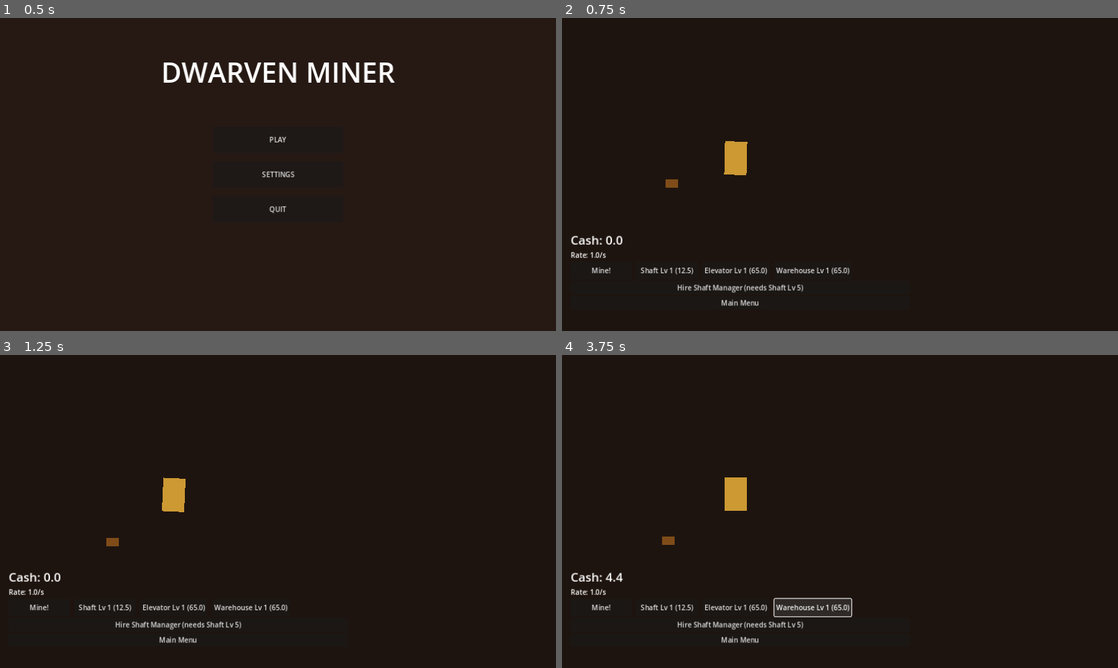
Above: before the commit, frames 1-4 (two rows, left to right).
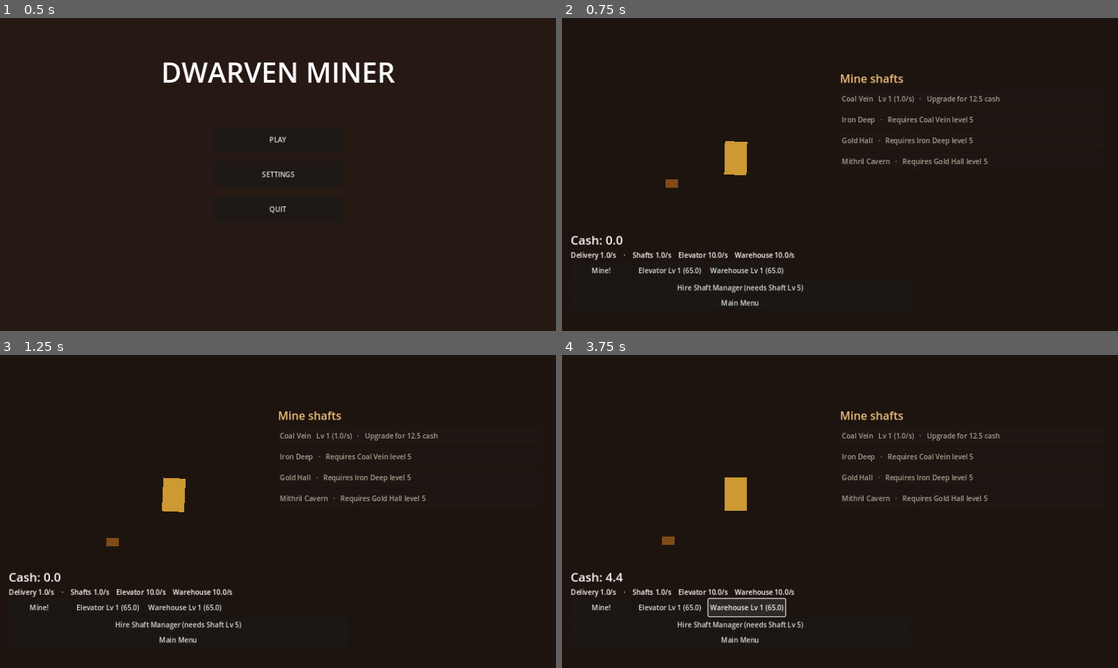
Above: after the commit, the same moments.

Repository: SarutobiSasuke8/dwarven-miner
Game: Godot game, scene res://scenes/main_menu.tscn
Same seed, same stepped clock (60 frames per second), same inputs: the game is played once before the commit and once after it.
Inputs (mouse positions are in pixels of both pictures, inside the frame that each line leads up to):
- Up to frame 1 (0.5 s): no input
- Up to frame 2 (0.75 s): click "PLAY" at 0.5 s
- Up to frame 3 (1.25 s): no input
- Up to frame 4 (3.75 s): click (667, 608) at 1.25 s, where only the run before the commit has a clickable "Shaft Lv 1 (12.5)"; click "Mine!" at 2 s; click "Elevator Lv 1 (65.0)" at 2.75 s; click "Warehouse Lv 1 (65.0)" at 3.5 s

Frame 1 is identical in both runs. In frame 2, 2.0% of the frame differs, in the area x 1-79%, y 18-82%; in frame 3, 2.0%; in frame 4, 2.8%, in the area x 1-79%, y 18-84%.

Commit message:
Make all four mine veins playable from the main menu

Diff:
--- a/scenes/main.tscn
+++ b/scenes/main.tscn
@@ -1,6 +1,7 @@
-[gd_scene load_steps=2 format=3 uid="uid://dwarvenminer"]
+[gd_scene load_steps=3 format=3 uid="uid://dwarvenminer"]
 
 [ext_resource type="Script" path="res://scripts/main.gd" id="1_main"]
+[ext_resource type="PackedScene" path="res://scenes/shaft_upgrades.tscn" id="2_shafts"]
 
 [node name="Main" type="Control"]
 layout_mode = 3
@@ -35,7 +36,7 @@
 custom_minimum_size = Vector2(0, 120)
 text = "TAP TO MINE (or hire managers)"
 
-[node name="Shafts" type="VBoxContainer" parent="VBox"]
+[node name="Shafts" parent="VBox" instance=ExtResource("2_shafts")]
 layout_mode = 2
 
 [node name="ElevatorButton" type="Button" parent="VBox"]
--- a/scenes/mine.tscn
+++ b/scenes/mine.tscn
@@ -1,6 +1,7 @@
-[gd_scene load_steps=2 format=3 uid="uid://minesce"]
+[gd_scene load_steps=3 format=3 uid="uid://minesce"]
 
 [ext_resource type="Script" path="res://scripts/mine.gd" id="1_mine"]
+[ext_resource type="PackedScene" path="res://scenes/shaft_upgrades.tscn" id="2_shafts"]
 
 [node name="Mine" type="Control"]
 layout_mode = 3
@@ -16,12 +17,12 @@
 anchor_bottom = 1.0
 color = Color(0.12, 0.08, 0.06, 1)
 
-[node name="ShaftsLayer" type="VBoxContainer" parent="."]
+[node name="ShaftsLayer" parent="." instance=ExtResource("2_shafts")]
 layout_mode = 1
-offset_left = 160.0
-offset_top = 160.0
-offset_right = 900.0
-offset_bottom = 600.0
+anchor_left = 0.50
+anchor_right = 1.0
+offset_top = 120.0
+offset_right = -32.0
 
 [node name="Miner" type="Sprite2D" parent="."]
 position = Vector2(400, 320)
@@ -59,11 +60,6 @@
 custom_minimum_size = Vector2(140, 40)
 text = "Mine!"
 
-[node name="UpgradeShaft" type="Button" parent="UI/Buttons"]
-layout_mode = 2
-custom_minimum_size = Vector2(140, 40)
-text = "Upgrade Shaft"
-
 [node name="UpgradeElev" type="Button" parent="UI/Buttons"]
 layout_mode = 2
 custom_minimum_size = Vector2(140, 40)
@@ -83,7 +79,6 @@
 text = "Main Menu"
 
 [connection signal="pressed" from="UI/Buttons/MineButton" to="." method="_on_mine_button_pressed"]
-[connection signal="pressed" from="UI/Buttons/UpgradeShaft" to="." method="_on_upgrade_shaft_pressed"]
 [connection signal="pressed" from="UI/Buttons/UpgradeElev" to="." method="_on_upgrade_elev_pressed"]
 [connection signal="pressed" from="UI/Buttons/UpgradeWare" to="." method="_on_upgrade_ware_pressed"]
 [connection signal="pressed" from="UI/HireManager" to="." method="_on_hire_manager_pressed"]
--- /dev/null
+++ b/scenes/shaft_upgrades.tscn
@@ -0,0 +1,12 @@
+[gd_scene load_steps=2 format=3]
+
+[ext_resource type="Script" path="res://scripts/shaft_upgrades.gd" id="1"]
+
+[node name="Shafts" type="VBoxContainer"]
+theme_override_constants/separation = 8
+script = ExtResource("1")
+
+[node name="Heading" type="Label" parent="."]
+theme_override_colors/font_color = Color(0.94, 0.76, 0.48, 1)
+theme_override_font_sizes/font_size = 26
+text = "Mine shafts"
--- a/scripts/game_state.gd
+++ b/scripts/game_state.gd
@@ -12,6 +12,7 @@
 var managers_hired: Dictionary = {"shafts": false, "elevator": false, "warehouse": false}
 
 const SAVE_PATH = "user://dwarven_miner.save"
+const SHAFT_UNLOCK_LEVEL := 5
 
 func _ready() -> void:
 	initialize_mine()
@@ -30,6 +31,26 @@
 	if not shaft.unlocked or shaft.level <= 0:
 		return 0.0
 	return shaft.base_rate * pow(1.15, shaft.level - 1)
+
+func get_shaft_upgrade_cost(index: int) -> float:
+	return 10.0 * pow(1.25, shafts[index].level)
+
+func try_upgrade_shaft(index: int) -> bool:
+	if index < 0 or index >= shafts.size() or not shafts[index].unlocked:
+		return false
+	var cost := get_shaft_upgrade_cost(index)
+	if cash < cost:
+		return false
+	cash -= cost
+	shafts[index].level += 1
+	refresh_shaft_unlocks()
+	return true
+
+func refresh_shaft_unlocks() -> void:
+	for index in range(1, shafts.size()):
+		var previous: Dictionary = shafts[index - 1]
+		if previous.unlocked and previous.level >= SHAFT_UNLOCK_LEVEL:
+			shafts[index].unlocked = true
 
 func get_elevator_rate() -> float:
 	return 10.0 * pow(1.12, elevator_level - 1)
@@ -83,6 +104,7 @@
 		elevator_level = data.get("elevator_level", 1)
 		warehouse_level = data.get("warehouse_level", 1)
 		shafts = data.get("shafts", shafts)
+		refresh_shaft_unlocks()
 		managers_hired = data.get("managers_hired", managers_hired)
 		last_save_time = data.get("last_save_time", 0)
 
--- a/scripts/main.gd
+++ b/scripts/main.gd
@@ -2,7 +2,6 @@
 
 @onready var cash_label: Label = $VBox/CashLabel
 @onready var rate_label: Label = $VBox/RateLabel
-@onready var shaft_container: VBoxContainer = $VBox/Shafts
 @onready var elev_button: Button = $VBox/ElevatorButton
 @onready var ware_button: Button = $VBox/WarehouseButton
 @onready var manager_button: Button = $VBox/ManagerButton
@@ -37,20 +36,6 @@
 	elev_button.text = "Elevator Lv %d  (%.1f/s)" % [GameState.elevator_level, GameState.get_elevator_rate()]
 	ware_button.text = "Warehouse Lv %d  (%.1f/s)" % [GameState.warehouse_level, GameState.get_warehouse_rate()]
 
-	# Refresh shaft buttons
-	for child in shaft_container.get_children():
-		child.queue_free()
-	for i in GameState.shafts.size():
-		var shaft = GameState.shafts[i]
-		var btn = Button.new()
-		if shaft.unlocked:
-			btn.text = "%s  Lv %d  (%.1f/s)" % [shaft.name, shaft.level, GameState.get_shaft_rate(shaft)]
-			btn.pressed.connect(upgrade_shaft.bind(i))
-		else:
-			btn.text = "Unlock %s (requires previous)" % shaft.name
-			btn.disabled = true
-		shaft_container.add_child(btn)
-
 func format_number(n: float) -> String:
 	if n < 1000:
 		return "%.1f" % n
@@ -64,17 +49,6 @@
 func _on_mine_area_gui_input(event: InputEvent) -> void:
 	if event is InputEventMouseButton and event.pressed:
 		tap_timer = 5.0  # 5 second boost from tapping
-
-func upgrade_shaft(index: int) -> void:
-	var shaft = GameState.shafts[index]
-	var cost = 10.0 * pow(1.25, shaft.level)
-	if GameState.cash >= cost:
-		GameState.cash -= cost
-		shaft.level += 1
-		# Unlock next shaft at level 5
-		if shaft.level >= 5 and index + 1 < GameState.shafts.size():
-			GameState.shafts[index + 1].unlocked = true
-		GameState.shafts[index] = shaft
 
 func _on_elevator_button_pressed() -> void:
 	var cost = 50.0 * pow(1.3, GameState.elevator_level)
--- a/scripts/mine.gd
+++ b/scripts/mine.gd
@@ -4,7 +4,6 @@
 @onready var rate_label: Label = $UI/RateLabel
 @onready var miner: Sprite2D = $Miner
 @onready var cart: Sprite2D = $Cart
-@onready var shaft_button: Button = $UI/Buttons/UpgradeShaft
 @onready var elev_button: Button = $UI/Buttons/UpgradeElev
 @onready var ware_button: Button = $UI/Buttons/UpgradeWare
 @onready var manager_button: Button = $UI/HireManager
@@ -66,8 +65,9 @@
 
 func update_ui() -> void:
 	cash_label.text = "Cash: %s" % format_number(GameState.cash)
-	rate_label.text = "Rate: %s/s" % format_number(GameState.get_bottlenecked_rate())
-	shaft_button.text = "Shaft Lv %d (%s)" % [GameState.shafts[0].level, format_number(10.0 * pow(1.25, GameState.shafts[0].level))]
+	rate_label.text = "Delivery %s/s    ·    Shafts %s/s    Elevator %s/s    Warehouse %s/s" % [
+		format_number(GameState.get_bottlenecked_rate()), format_number(GameState.get_total_shaft_rate()),
+		format_number(GameState.get_elevator_rate()), format_number(GameState.get_warehouse_rate())]
 	elev_button.text = "Elevator Lv %d (%s)" % [GameState.elevator_level, format_number(50.0 * pow(1.3, GameState.elevator_level))]
 	ware_button.text = "Warehouse Lv %d (%s)" % [GameState.warehouse_level, format_number(50.0 * pow(1.3, GameState.warehouse_level))]
 	var next = next_manager()
@@ -107,14 +107,6 @@
 		GameState.cash -= MANAGER_COSTS[next]
 		GameState.managers_hired[next] = true
 
-func _on_upgrade_shaft_pressed() -> void:
-	var shaft = GameState.shafts[0]
-	var cost = 10.0 * pow(1.25, shaft.level)
-	if GameState.cash >= cost:
-		GameState.cash -= cost
-		shaft.level += 1
-		GameState.shafts[0] = shaft
-
 func _on_upgrade_elev_pressed() -> void:
 	var cost = 50.0 * pow(1.3, GameState.elevator_level)
 	if GameState.cash >= cost:
--- /dev/null
+++ b/scripts/shaft_upgrades.gd
@@ -0,0 +1,43 @@
+extends VBoxContainer
+
+var buttons: Array[Button] = []
+
+func _ready() -> void:
+	for index in GameState.shafts.size():
+		var button := Button.new()
+		button.alignment = HORIZONTAL_ALIGNMENT_LEFT
+		button.custom_minimum_size.y = 40.0
+		button.add_theme_color_override("font_disabled_color", Color(0.68, 0.63, 0.57))
+		button.pressed.connect(_on_upgrade_pressed.bind(index))
+		add_child(button)
+		buttons.append(button)
+	refresh_labels()
+
+func _process(_delta: float) -> void:
+	# Mining changes the balance between purchases.
+	refresh_affordability()
+
+func refresh_affordability() -> void:
+	for index in buttons.size():
+		var affordable := GameState.cash >= GameState.get_shaft_upgrade_cost(index)
+		buttons[index].disabled = not GameState.shafts[index].unlocked or not affordable
+
+func refresh_labels() -> void:
+	for index in buttons.size():
+		var shaft: Dictionary = GameState.shafts[index]
+		var caption: String
+		if not shaft.unlocked:
+			var previous: Dictionary = GameState.shafts[index - 1]
+			caption = "%s   ·   Requires %s level %d" % [
+				shaft.name, previous.name, GameState.SHAFT_UNLOCK_LEVEL]
+		elif shaft.level == 0:
+			caption = "%s   ·   Open for %.1f cash" % [shaft.name, GameState.get_shaft_upgrade_cost(index)]
+		else:
+			caption = "%s   Lv %d (%.1f/s)   ·   Upgrade for %.1f cash" % [
+				shaft.name, shaft.level, GameState.get_shaft_rate(shaft), GameState.get_shaft_upgrade_cost(index)]
+		buttons[index].text = caption
+	refresh_affordability()
+
+func _on_upgrade_pressed(index: int) -> void:
+	if GameState.try_upgrade_shaft(index):
+		refresh_labels()
--- /dev/null
+++ b/tests/shaft_progression.gd
@@ -0,0 +1,114 @@
+# godot --headless --path . --script res://tests/shaft_progression.gd
+extends SceneTree
+
+var failed := false
+var profile_dir: String
+
+func _initialize() -> void:
+	# Exercise the real save/load path in a fresh, private player profile.
+	ProjectSettings.set_setting("application/config/use_custom_user_dir", true)
+	ProjectSettings.set_setting("application/config/custom_user_dir_name",
+		"dwarven-miner-test-%d-%d" % [OS.get_process_id(), Time.get_ticks_usec()])
+	profile_dir = OS.get_user_data_dir()
+	if DirAccess.make_dir_absolute(profile_dir) != OK:
+		push_error("Could not create the temporary test profile")
+		quit(1)
+		return
+	run.call_deferred()
+
+func check(condition: bool, message: String) -> void:
+	if not condition:
+		failed = true
+		push_error(message)
+
+func click(button: Button) -> void:
+	for pressed in [true, false]:
+		var event := InputEventMouseButton.new()
+		event.button_index = MOUSE_BUTTON_LEFT
+		event.position = button.get_global_rect().get_center()
+		event.global_position = event.position
+		event.pressed = pressed
+		root.push_input(event, true)
+
+func run() -> void:
+	var game = root.get_node("GameState")
+	create_timer(10.0).timeout.connect(func():
+		check(false, "Timed out waiting for mine progression")
+		finish())
+	change_scene_to_file(ProjectSettings.get_setting("application/run/main_scene"))
+	while not current_scene:
+		await process_frame
+	await process_frame
+	click(current_scene.get_node("VBox/PlayButton"))
+	while not current_scene or current_scene.scene_file_path != "res://scenes/mine.tscn":
+		await process_frame
+	await process_frame
+	var panel := current_scene.get_node("ShaftsLayer")
+	var buttons: Array[Button] = panel.buttons
+	check(buttons.size() == 4, "The mine should offer all four veins")
+	check(buttons[0].disabled and buttons[1].disabled, "Empty purse and locked vein should disable upgrades")
+	check(not game.try_upgrade_shaft(0) and game.shafts[0].level == 1, "An unaffordable purchase must do nothing")
+	var dig: Button = current_scene.get_node("UI/Buttons/MineButton")
+
+	for index in buttons.size():
+		if index > 0:
+			check(game.shafts[index].unlocked and game.shafts[index].level == 0, "A new vein should be available at level 0")
+			check(game.get_shaft_rate(game.shafts[index]) == 0.0, "Opening cost must be paid before production")
+		var target := 5 if index < buttons.size() - 1 else 1
+		while game.shafts[index].level < target:
+			var cost: float = game.get_shaft_upgrade_cost(index)
+			while game.cash < cost:
+				var prior_cash: float = game.cash
+				click(dig)
+				if game.cash <= prior_cash:
+					check(false, "The Mine button must earn cash")
+					finish()
+					return
+			await process_frame
+			await process_frame
+			if index + 1 < buttons.size():
+				check(buttons[index + 1].disabled, "The next vein unlocked too soon")
+				check(not game.try_upgrade_shaft(index + 1), "A locked vein must refuse purchases")
+			var before: float = game.cash
+			var level: int = game.shafts[index].level
+			check(not buttons[index].disabled, "An affordable vein should accept a purchase")
+			click(buttons[index])
+			if game.shafts[index].level != level + 1:
+				check(false, "Shaft button failed to buy a level")
+				finish()
+				return
+			check(is_equal_approx(game.cash, before - cost), "A purchase must charge exactly once")
+
+	check(game.get_total_shaft_rate() > 120.0, "Mithril must contribute to raw production")
+	check(is_equal_approx(game.get_bottlenecked_rate(), 10.0), "Transport capacity should still limit delivery")
+	game.save_game()
+	var purchased: Array = game.shafts.duplicate(true)
+	game.shafts.clear()
+	game.load_game()
+	check(game.shafts == purchased, "A reload should restore all four veins")
+
+	# Saves from the one-button mine could reach Coal level 5 with Iron still locked.
+	game.shafts.clear()
+	game.initialize_mine()
+	game.shafts[0].level = 5
+	game.save_game()
+	game.load_game()
+	check(game.shafts[1].unlocked and game.shafts[1].level == 0, "Restore the earned opportunity to open Iron")
+	check(not game.shafts[2].unlocked, "Existing saves should retain the remaining gates")
+	click(current_scene.get_node("UI/MenuButton"))
+	while not current_scene or current_scene.scene_file_path != "res://scenes/main_menu.tscn":
+		await process_frame
+	await process_frame
+	click(current_scene.get_node("VBox/PlayButton"))
+	while not current_scene or current_scene.scene_file_path != "res://scenes/mine.tscn":
+		await process_frame
+	var iron: Button = current_scene.get_node("ShaftsLayer").buttons[1]
+	check("Open" in iron.text, "The returning player should see how to start Iron")
+	finish()
+
+func finish() -> void:
+	DirAccess.remove_absolute(profile_dir.path_join("dwarven_miner.save"))
+	DirAccess.remove_absolute(profile_dir)
+	if not failed:
+		print("PASS: menu to Mithril, purchase guards, transport cap, save round-trip and existing saves")
+	quit(1 if failed else 0)
Not shown, changed: DEVELOPMENT_ROADMAP.md
